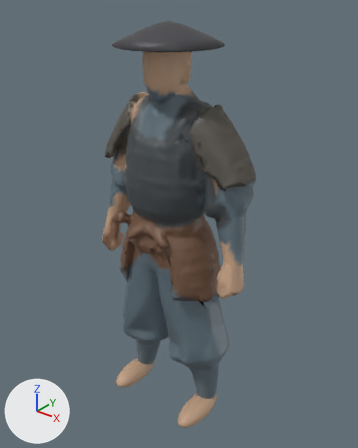
An edit to the glTF model assets/models/soldier_t2_battle.glb, drawn before and after from the same camera.
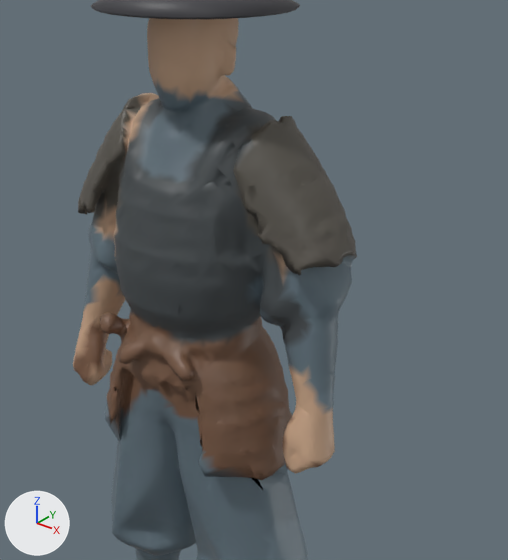
Each version is shown whole from a 50 mm camera at (1.17, -1.4, 1.759) aimed at (0.013, 0.046, 0.863), then close up on the part from 17% to 95% of the width and 9% to 77% of the height. The axes (+X, +Y, +Z) are drawn at lower left. The lights are the same throughout. The first two pictures are the older version. Where no turn or scale is listed for an object, it has been applied to the vertices.

Objects in the first close-up: 'unamed'.
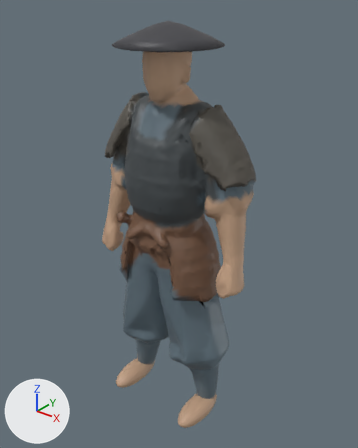
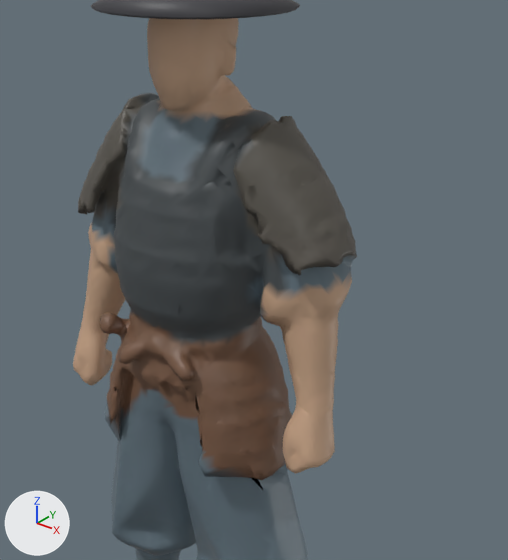
What changed in the scene script:
```text
Change me_unamedmesh:
    where me_unamedmesh.from_pydata(...)  # 10508 vertices, 21000 faces; spans x -0.36..0.36, y -0.19..0.21, z 0.0..1.64
    used by ob_unamed; location = (0.0, 0.0, 0.0)
    me_unamedmesh part 1: 2401 faces centred in x -0.35..0.36, y -0.11..0.13, z 0.67..1.44 are repainted in the vertex colours, in many colours
```

Pixel boxes (x1, y1, x2, y2) of what changed, in the close-ups (508 x 560 px):
part 1 of me_unamedmesh, recoloured: (73, 78, 352, 470) in both
